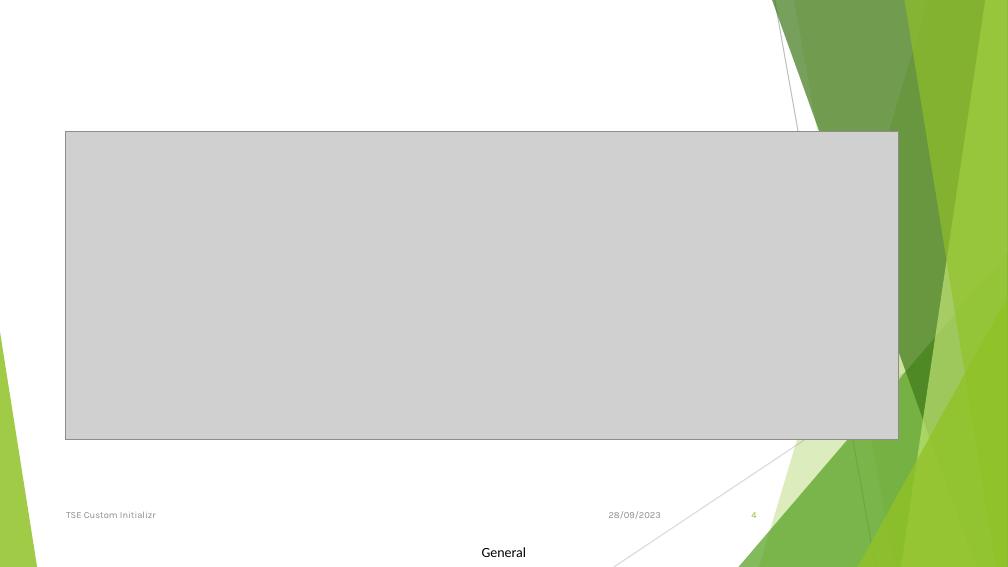
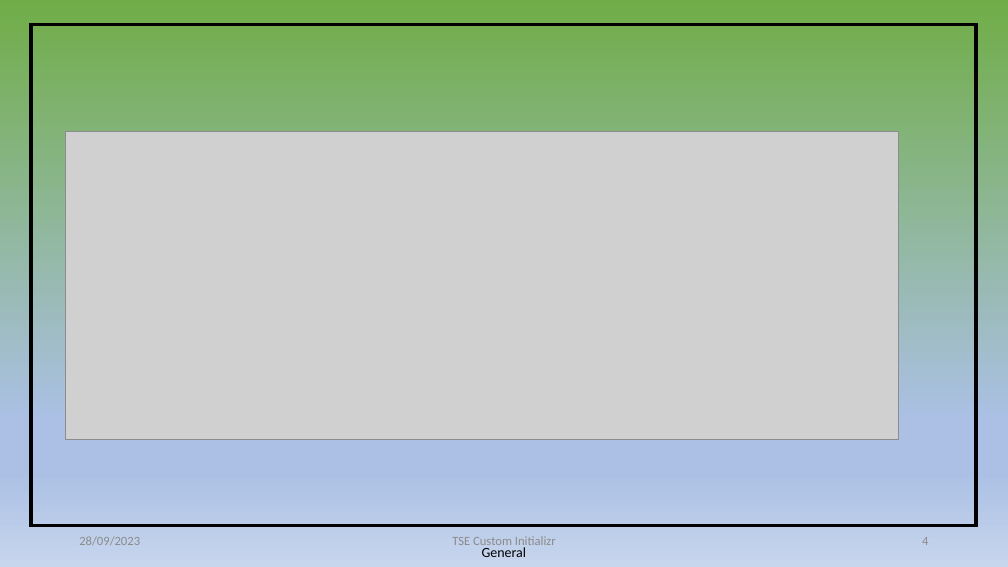
Before and after one commit to Tunir10Chaudhuri/Case_Study_Group_4, a slide deck: slide 4 of CaseStudy-04.pptx. Drawn at 1008x567 pixels with LibreOffice and Linux fonts; fonts in the diff are those of the drawing; grey boxes stand for pictures. Boxes give left, top, right and bottom in pixels: in the first picture for what was removed or moved away, otherwise in the second. Text is boxed around its words. In the diff, an @@ line names an element or a change of style, - is before the commit and + after.

```diff
--- a/CaseStudy-04.pptx
+++ b/CaseStudy-04.pptx
@@ background #FFFFFF to gradient #70AD47 to #ABC0E4 to #C7D5ED @@
@@ table added at [31, 24, 976, 525], 1 rows, 1 columns @@
+
@@ group removed at [0, 0, 1008, 567]: 5 freeform shapes, 3 triangles, 2 lines @@
@@ text "28/09/2023": place and size @@
-text "28/09/2023" at [609, 511, 661, 519]
+text "28/09/2023" at [79, 536, 140, 545]
@@ text "28/09/2023" at [79, 536, 140, 545]: size 6.8 to 9 pt, font Karla to Calibri; alignment right to left @@
@@ text "TSE Custom Initializr": place and size @@
-text "TSE Custom Initializr" at [66, 512, 156, 518]
+text "TSE Custom Initializr" at [452, 536, 556, 549]
@@ text "TSE Custom Initializr" at [452, 536, 556, 549]: size 6.8 to 9 pt, font Karla to Calibri; alignment left to centre @@
@@ page number: place and size @@
-page number at [751, 512, 756, 518]
+page number at [922, 537, 928, 545]
@@ page number at [922, 537, 928, 545]: size 6.8 to 9 pt, font Karla to Calibri, text colour #90C226 to #8C8C8C @@
```
Also in this commit, not shown: 10 other slides changed.
